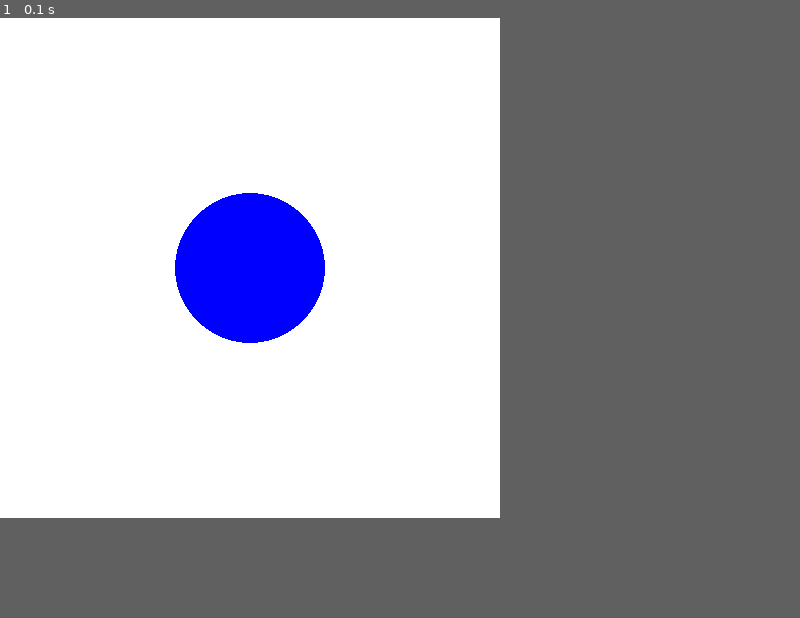
Above: before the commit, frame 1.
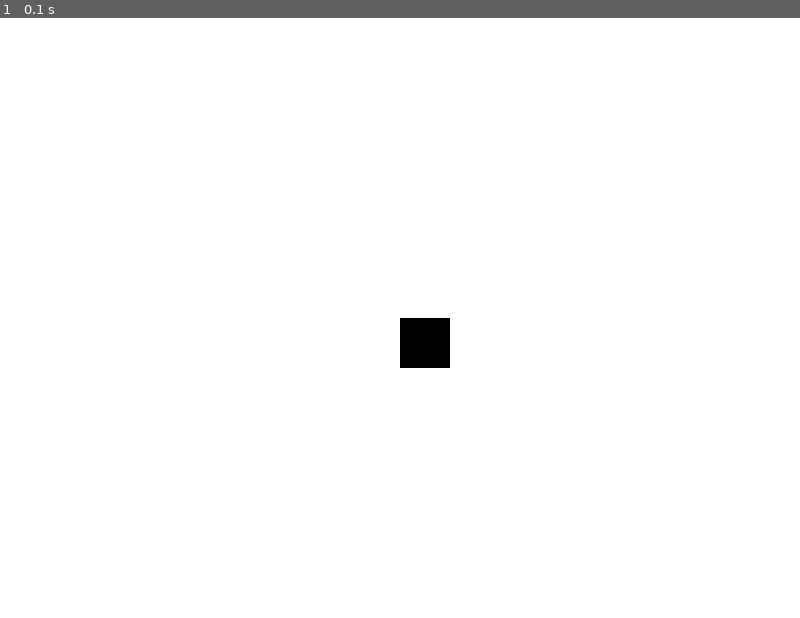
Above: after the commit, the same moment.

Repository: Amiros1322/Chess
Game: pygame game, started from Main.py
The game is run twice, just before and just after one commit, with the same random seed, the same clock (stepped at 60 frames per second) and the same inputs.
Inputs:
- Up to frame 1 (0.1 s): no input
In our replay, the window is 500x500 before the commit and 800x600 after it. These sizes can differ from the game's own. Grey fills any space a smaller window leaves; there, only what the larger window draws over its background counts as a difference.

The runs differ from the first frame. In frame 1, 4.2% of the frame differs, in the area x 21-57%, y 29-59%.

Commit message:
Playing with surfaces

Diff:
--- a/PyGameGUI.py
+++ b/PyGameGUI.py
@@ -1,26 +1,48 @@
 import pygame
+from pygame.locals import (
+    K_UP,
+    K_DOWN,
+    K_LEFT,
+    K_RIGHT,
+    K_ESCAPE,
+    KEYDOWN,
+    QUIT,
+    MOUSEBUTTONDOWN,
+
+)
 
 # init pygame
 pygame.init()
 
-# start window
-screen = pygame.display.set_mode((500, 500))
+# settings, constants
+pygame.display.set_caption("Chess")
+SCREEN_WIDTH, SCREEN_HEIGHT = 800, 600
 
-# settings
-pygame.display.set_caption("Chess")
+# start window (returns surface)
+screen = pygame.display.set_mode((SCREEN_WIDTH, SCREEN_HEIGHT))
 
 # run loop
 running = True
 while running:
+
+    # event handler
     for event in pygame.event.get():
         if event.type == pygame.QUIT:
             running = False
+        elif event.type == KEYDOWN:
+            if event.key == K_ESCAPE:
+                running = False
 
         # Fill background with white
         screen.fill((255, 255, 255))
 
-        # Draw a blue circle in the center
-        pygame.draw.circle(screen, (0,0,255), (250, 250), 75)
+        # create a surface. Inputs are its length and width
+        surf = pygame.Surface((50, 50))
+        surf.fill((0, 0, 0))
+        rect = surf.get_rect()  # access the surface's underlying rectangle
+
+        # blit (block transfer) of the surface onto the screen. Tuple is draw location
+        screen.blit(surf, (SCREEN_WIDTH/2, SCREEN_HEIGHT/2))
 
         # Flip display
         pygame.display.flip()
